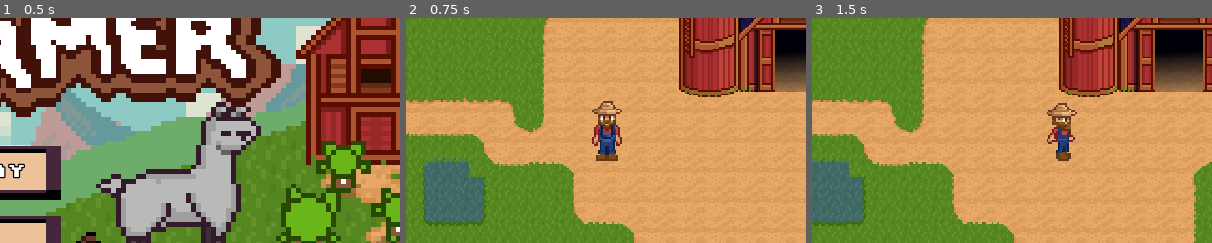
Above: before the commit, frames 1-3 (left to right).
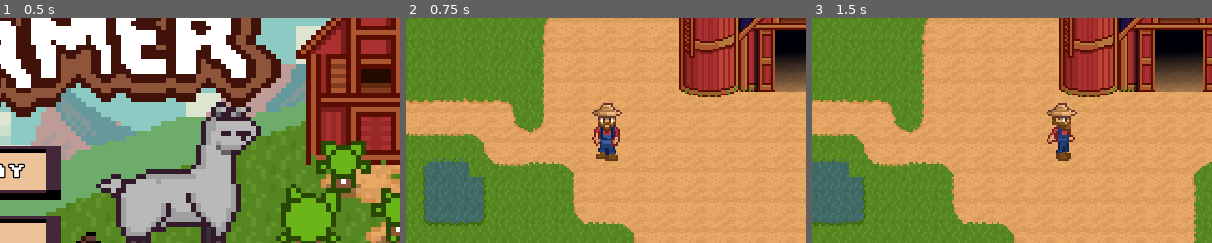
Above: after the commit, the same moments.

Repository: astro-panda/poo-farmer
Game: Godot game, scene res://Scenes/Main.tscn
Two runs of this game, one before a commit and one after it. Both use one fixed random seed, a clock stepped at 60 frames per second and the inputs below.
Inputs (mouse positions are % of the whole screen's width and height, from its top left):
- Up to frame 1 (0.5 s): no input
- Up to frame 2 (0.75 s): click "Start" at 0.5 s
- Up to frame 3 (1.5 s): tap Enter at 1.25 s; move the mouse to (72, 45) at 1.27 s; hold Right (move_right) from 1.28 s (still down); hold Space (ui_select) from 1.28 s (still down); click (72, 45) at 1.42 s
The pictures show only the part of the screen within x 25-75%, y 25-75%; the shares and areas given below are measured in that part.

Frame 1 is identical in both runs. In frame 2, 0.9% of the frame differs, in the area x 46-54%, y 36-64%; in frame 3, nothing differs.

Commit message:
fixed poo drop off with space bar

Diff:
--- a/poofarmer/Scenes/Player.tscn
+++ b/poofarmer/Scenes/Player.tscn
@@ -157,7 +157,7 @@
 scale = Vector2( 1.5, 1.5 )
 frames = SubResource( 2 )
 animation = "down"
-frame = 2
+frame = 3
 playing = true
 
 [node name="SpeechBubble" type="AnimatedSprite" parent="PlayerSprite"]
--- a/poofarmer/Scripts/Player.gd
+++ b/poofarmer/Scripts/Player.gd
@@ -129,19 +129,19 @@
 			print("show silo")
 			show_speech(silo_subItem, silo)
 
-	if(body.is_in_group("silo")):
-		if currentHoldAmount > 0:
-			audio_ctrl.act(1) # the Poo drop sound
-
-		gross_poo_harvested += currentHoldAmount
-
-		totalPooAmount += currentHoldAmount
-		currentHoldAmount = 0
-		hud.update_global_poo_label(totalPooAmount)
-		if totalPooAmount > 0:
-			$GameOnTimer.start()
-
 	emit_signal("playerSendCurrentHoldAmount", currentHoldAmount)
+
+func dump_poo_in_silo():
+	if currentHoldAmount > 0:
+		audio_ctrl.act(1) # the Poo drop sound
+
+	gross_poo_harvested += currentHoldAmount
+
+	totalPooAmount += currentHoldAmount
+	currentHoldAmount = 0
+	hud.update_global_poo_label(totalPooAmount)
+	if totalPooAmount > 0:
+		$GameOnTimer.start()
 
 func _on_Player_body_entered(body):
 	if (body.is_in_group("goblin")):
@@ -151,7 +151,6 @@
 func steal_poo(stealAmount: int):
 	currentHoldAmount = clamp(currentHoldAmount - stealAmount, 0, currentHoldAmount)
 	emit_signal("playerSendCurrentHoldAmount", currentHoldAmount)
-
 
 
 func _on_Goblin_global_poo_stolen(stealAmount):
--- a/poofarmer/Scripts/Silo.gd
+++ b/poofarmer/Scripts/Silo.gd
@@ -1 +1,11 @@
 extends Area2D
+
+onready var player = get_tree().get_nodes_in_group("player")[0]
+
+func _physics_process(delta):
+	if overlaps_body(player):
+		#$SiloSprite.animation = "open-doors"
+		print("player in dump range")
+
+		if Input.is_action_pressed("ui_select"):
+			(player as Player).dump_poo_in_silo()
